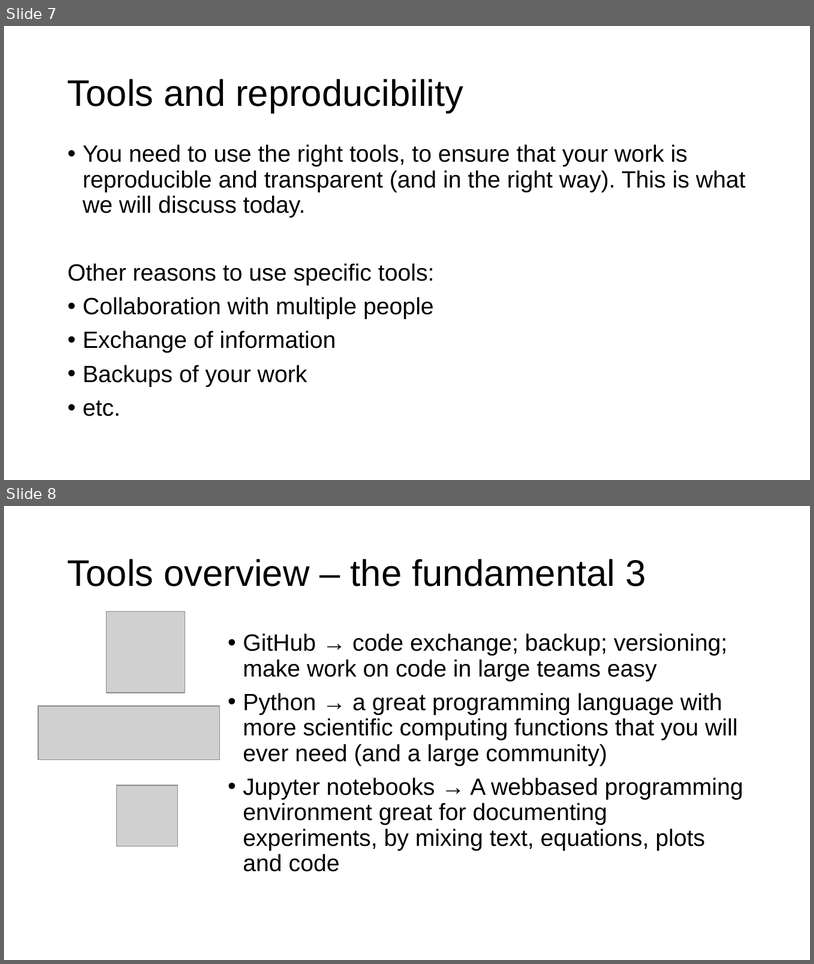
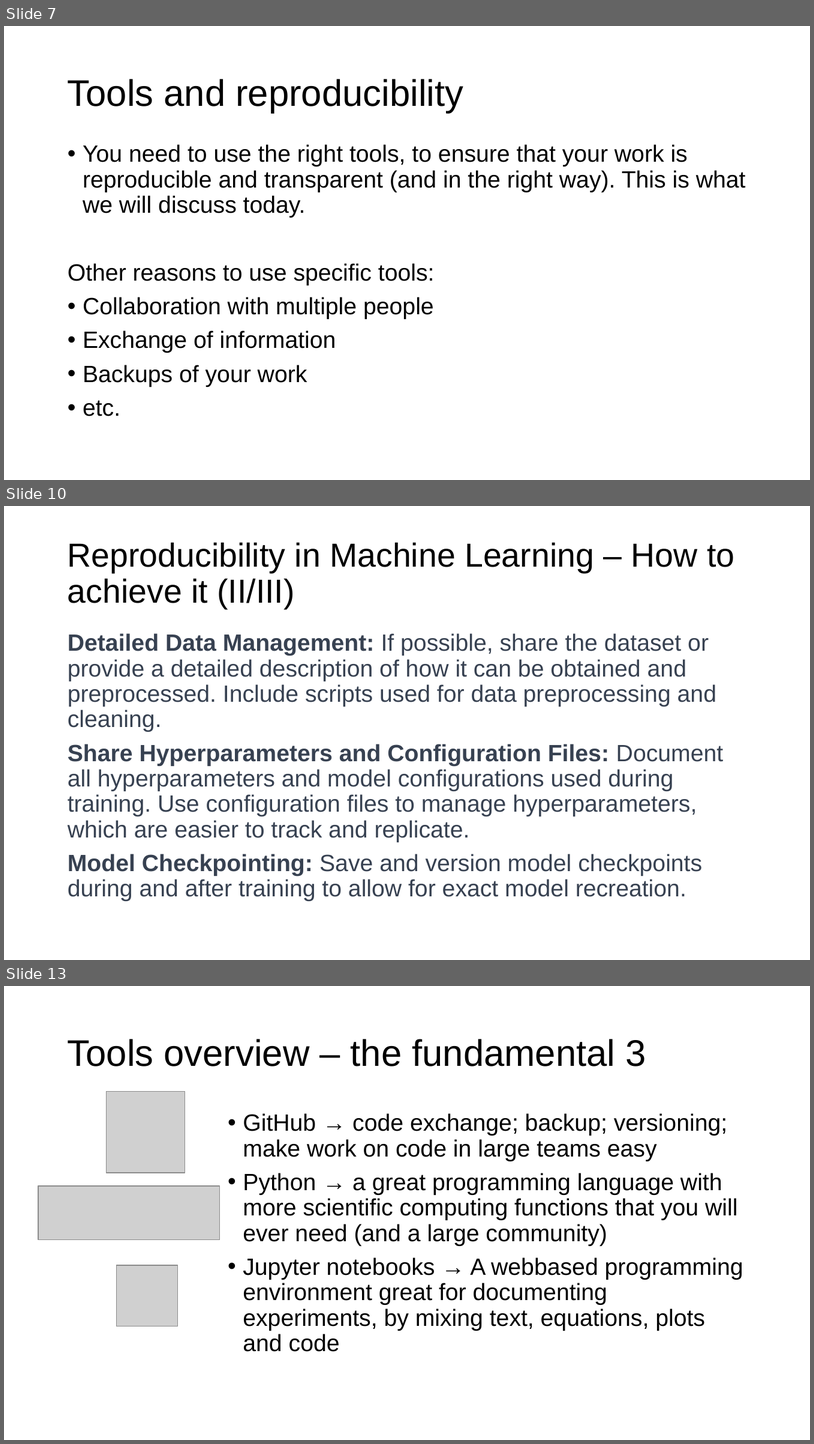
Before and after one commit to toelt-llc/MACHINE-LEARNING-SCHOOL-INAF, a slide deck: DAY1/04 - Introduction to python and scikit-learn/Introduction Python and Scikit-learn.pptx. Shown one above the other, each under a label of ours: slides 7 and 8 before the commit, slides 7, 10 and 13 after it; the slides between them are not shown. The pictures are 814x964 and 814x1444 pixels, drawn with LibreOffice and Linux fonts; fonts in the diff are those of the drawing; grey boxes stand for pictures; background and template pictures are left out. Boxes give left, top, right and bottom in pixels: in the first picture for what was removed or moved away, otherwise in the second. Text is boxed around its words. In the diff, an @@ line names an element or a change of style, - is before the commit and + after.

```diff
--- a/DAY1/04 - Introduction to python and scikit-learn/Introduction Python and Scikit-learn.pptx
+++ b/DAY1/04 - Introduction to python and scikit-learn/Introduction Python and Scikit-learn.pptx
@@ slide 10 added at <box>4,506,810,960</box>, background #FFFFFF @@
@@ title added at <box>68,542,735,609</box>, 29.7 pt, text #000000 @@
+Reproducibility in Machine Learning – How to achieve it (II/III)
@@ text added at <box>68,633,724,901</box>, 21 pt, text #374151 @@
+Detailed Data Management: If possible, share the dataset or provide a detailed description of how it can be obtained and preprocessed. Include scripts used for data preprocessing and cleaning.
+Share Hyperparameters and Configuration Files: Document all hyperparameters and model configurations used during training. Use configuration files to manage hyperparameters, which are easier to track and replicate.
+Model Checkpointing: Save and version model checkpoints during and after training to allow for exact model recreation.
@@ what was slide 8 is now slide 13 @@
```
Also in this commit, not shown: 4 slides changed, 6 other slides added, 4 slides removed, 6 other files.
